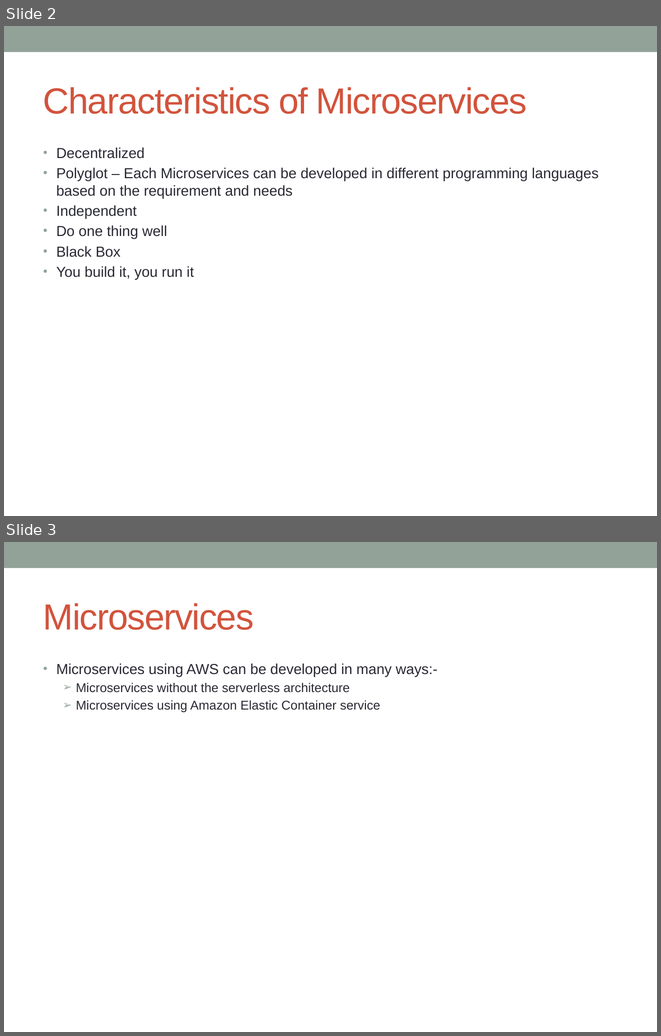
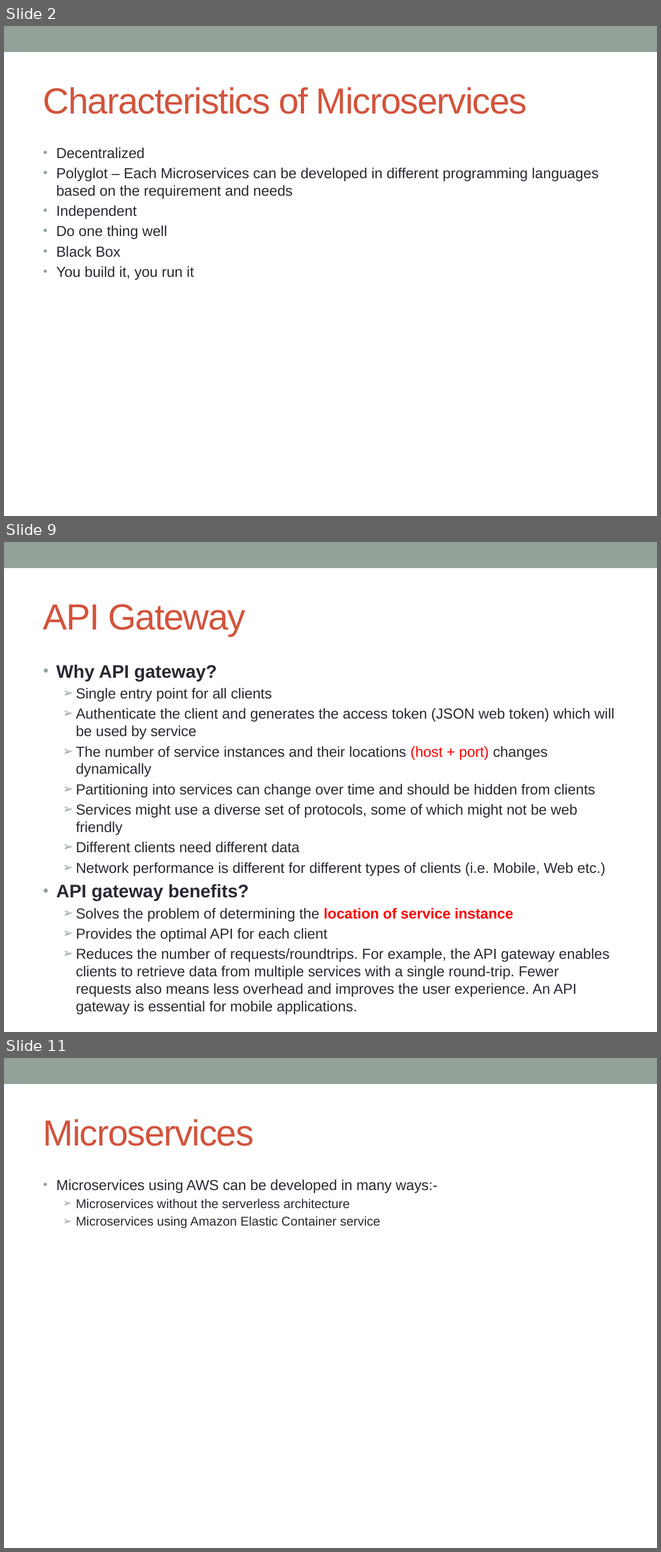
Before and after one commit to notionquest/ProjectDocumentation, a slide deck: Microservices_using_AWS.pptx. Shown one above the other, each under a label of ours: slides 2 and 3 before the commit, slides 2, 9 and 11 after it; the slides between them are not shown. The pictures are 661x1036 and 661x1552 pixels, drawn with LibreOffice and Linux fonts; fonts in the diff are those of the drawing. Boxes give left, top, right and bottom in pixels: in the first picture for what was removed or moved away, otherwise in the second. Text is boxed around its words. In the diff, an @@ line names an element or a change of style, - is before the commit and + after.

Commit message:
API gateway benefits, drawbacks and patterns used

```diff
--- a/Microservices_using_AWS.pptx
+++ b/Microservices_using_AWS.pptx
@@ slide 9 added at bbox=[4, 542, 657, 1032], background #FFFFFF; not listed: 1 template element that a slide beside it also shows @@
@@ title added at bbox=[43, 604, 246, 636], 40 pt, text #D2533C @@
+API Gateway
@@ text added at bbox=[56, 664, 615, 1014], 16 pt, text #292934 @@
+• Why API gateway?
+  ➢ Single entry point for all clients
+  ➢ Authenticate the client and generates the access token (JSON web token) which will be used by service
+  ➢ The number of service instances and their locations (host + port) changes dynamically
+  ➢ Partitioning into services can change over time and should be hidden from clients
+  ➢ Services might use a diverse set of protocols, some of which might not be web friendly
+  ➢ Different clients need different data
+  ➢ Network performance is different for different types of clients (i.e. Mobile, Web etc.)
+• API gateway benefits?
+  ➢ Solves the problem of determining the location of service instance
+  ➢ Provides the optimal API for each client
+  ➢ Reduces the number of requests/roundtrips. For example, the API gateway enables clients to retrieve data from multiple services with a single round-trip. Fewer requests also means less overhead and improves the user experience. An API gateway is essential for mobile applications.
@@ what was slide 3 is now slide 11 @@
```
Also in this commit, not shown: 1 slide changed, 10 other slides added.
